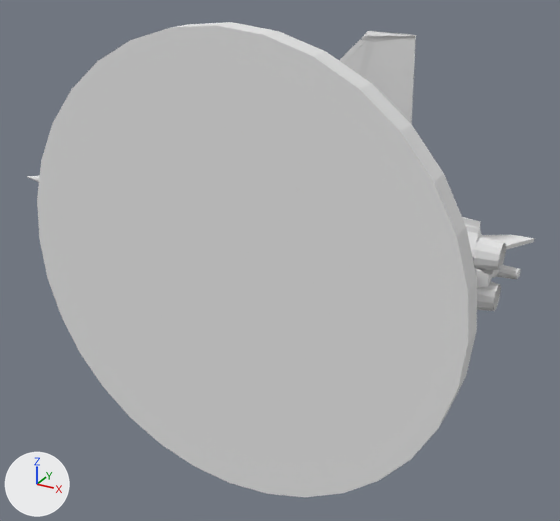
An edit to the Blender file Modèle/rafale_travail_blender.blend, drawn before and after from the same camera.
Camera for both pictures: a 50 mm camera at (7.73, -13.83, 7.08) aimed at (-0.92, 1.9, -0.79). Every picture has the same lights, and +X, +Y and +Z are marked at lower left.

The first picture shows 'Cylinder.001_Cylinder.004', 'rafale2'.
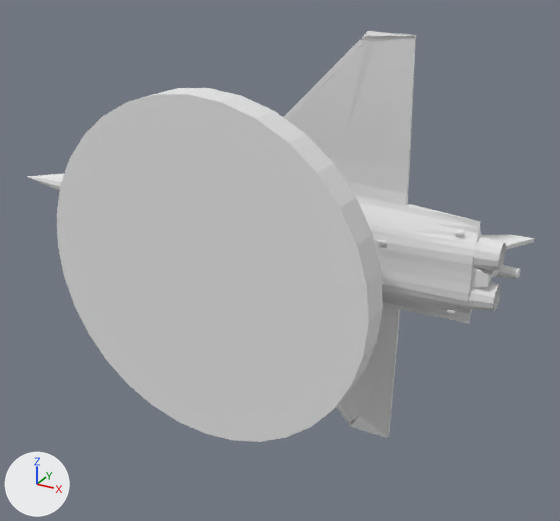
Changed parts and their boxes (x1, y1, x2, y2) in the pictures (560 x 521 px):
'Cylinder.001_Cylinder.004', moved, rescaled (26% narrower, 25% shorter): before (37, 22, 477, 497); after (57, 88, 383, 442)
'rafale2', unchanged, uncovered by the edit: before (28, 31, 534, 311); after (28, 31, 534, 438)

The edits, one by one:
Object 'Cylinder.001_Cylinder.004' (ob_cylinder_001_cylinder_004) moves from (0.0, -1.5, 0.0) to (-1.5, -0.5, 0.0).
Object 'Cylinder.001_Cylinder.004' (ob_cylinder_001_cylinder_004) is rescaled from (1.0, 1.0, 1.0) to (-0.749, -0.749, -1.28).
